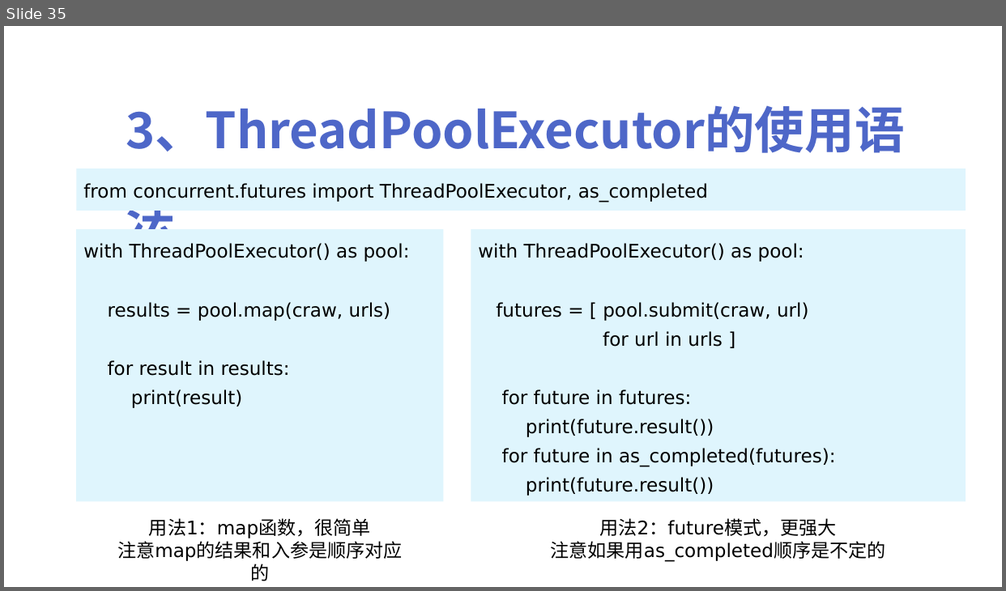
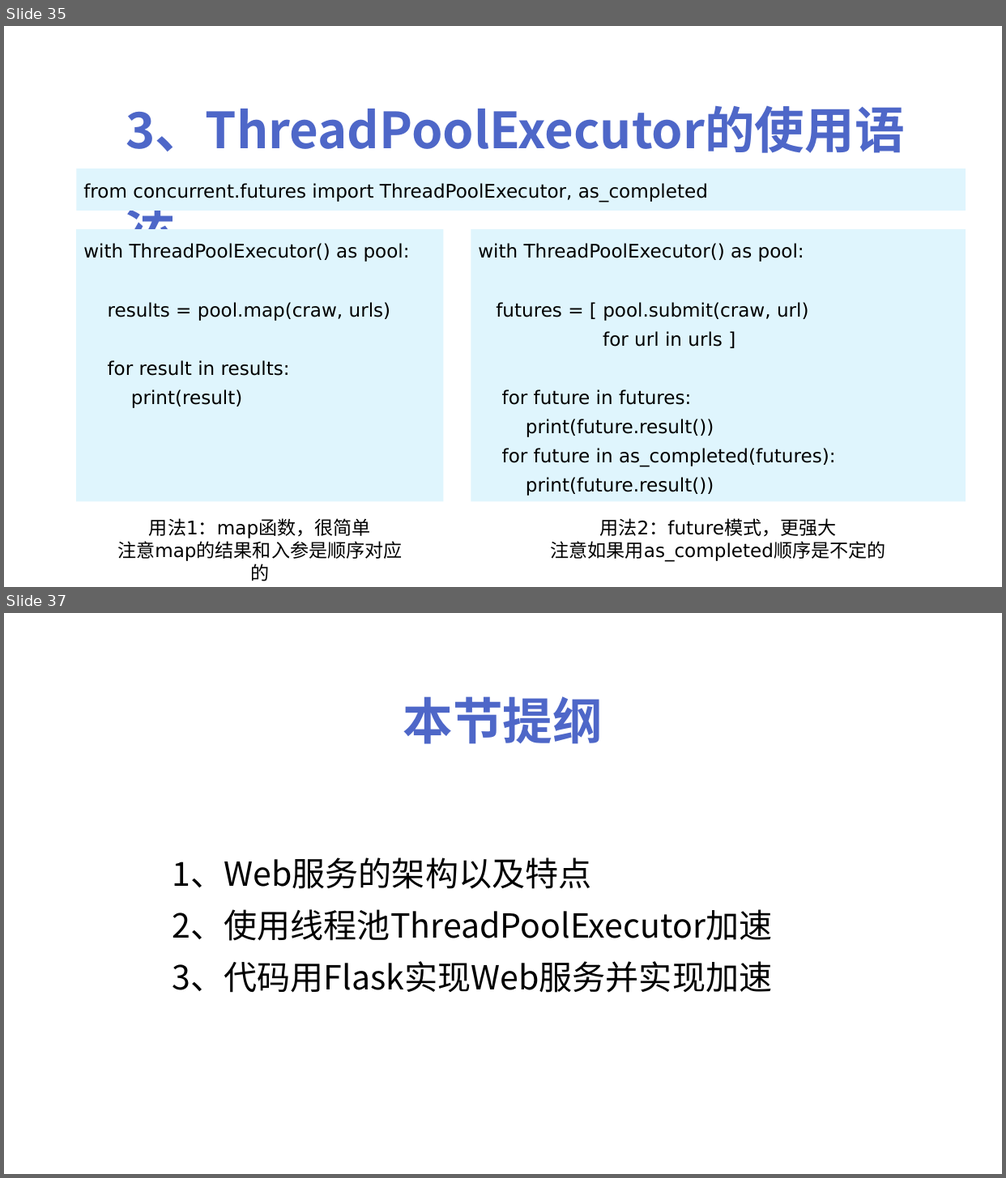
Before and after one commit to peiss/ant-learn-python-concurrent, a slide deck: Python并发编程简介.pptx. Shown one above the other, each under a label of ours: slide 35 before the commit, slides 35 and 37 after it; the slides between them are not shown. The pictures are 1006x591 and 1006x1178 pixels, drawn with LibreOffice and Linux fonts; fonts in the diff are those of the drawing. Boxes give left, top, right and bottom in pixels: in the first picture for what was removed or moved away, otherwise in the second. Text is boxed around its words. In the diff, an @@ line names an element or a change of style, - is before the commit and + after.

```diff
--- a/Python并发编程简介.pptx
+++ b/Python并发编程简介.pptx
@@ slide 37 added at (4, 613, 1002, 1174), background #FFFFFF @@
@@ text added at (403, 696, 603, 744), 48 pt, text #4E67C8, bold @@
+本节提纲
@@ text added at (172, 858, 772, 993), 32 pt, text #000000 @@
+1、Web服务的架构以及特点
+2、使用线程池ThreadPoolExecutor加速
+3、代码用Flask实现Web服务并实现加速
```
Also in this commit, not shown: 8 other slides added, 2 other files.
